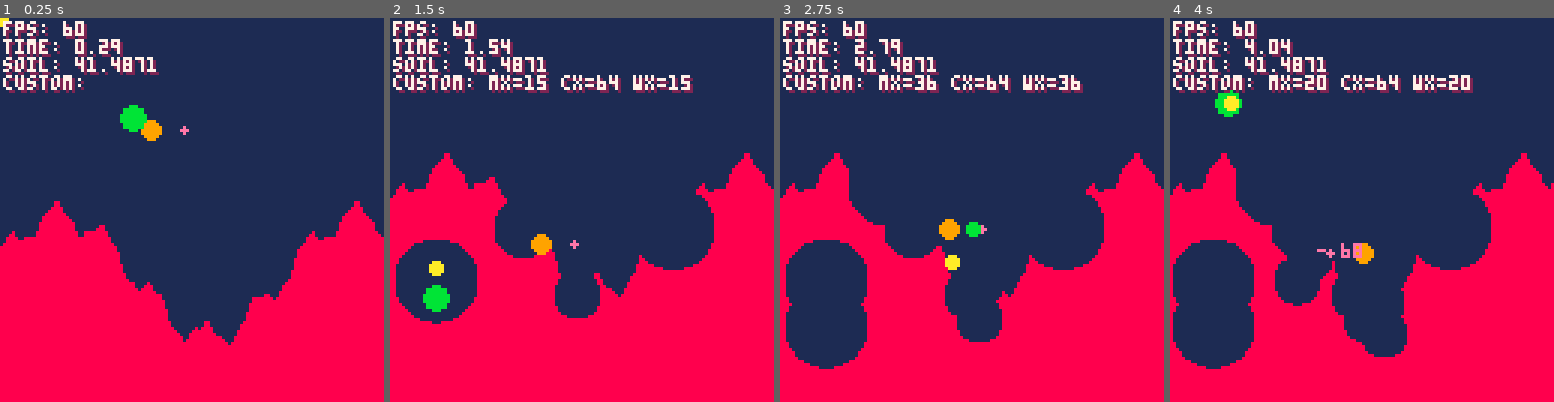
Above: before the commit, frames 1-4 (left to right).
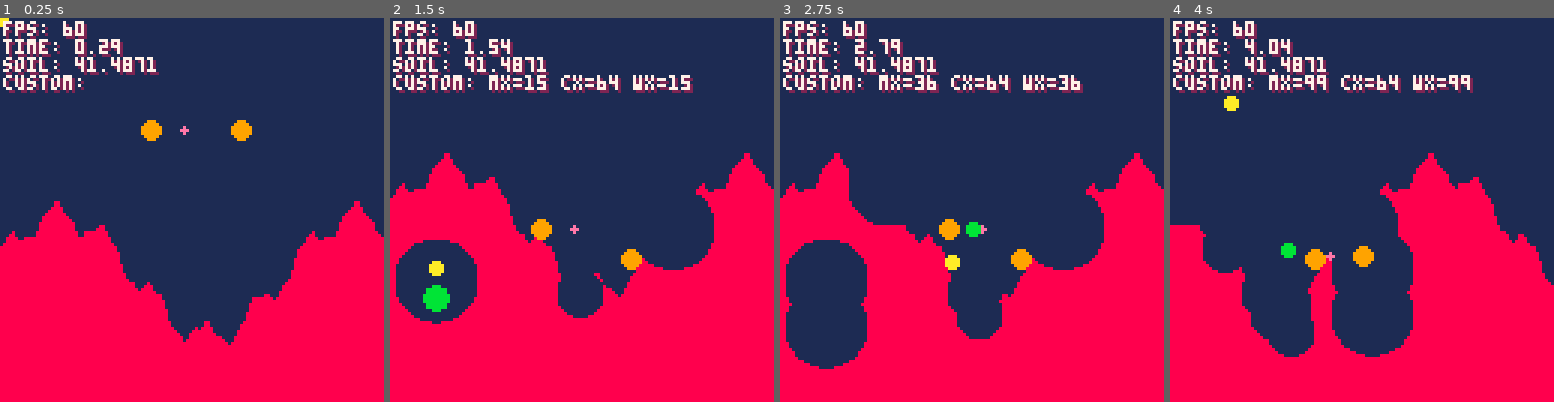
Above: after the commit, the same moments.

Repository: SelfDevTV/pixeltrench
Game: PICO-8 cartridge pixeltrench.p8
The game is run twice, just before and just after one commit, with the same random seed, the same clock (stepped at 60 frames per second) and the same inputs.
Inputs (mouse positions are in pixels of both pictures, inside the frame that each line leads up to):
- Up to frame 1 (0.25 s): no input
- Up to frame 2 (1.5 s): tap X (X key) at 0.33, 1.07 s; click (670, 121) at 0.67 s; tap O (Z key) at 0.7 s; click (436, 267) at 1.22 s
- Up to frame 3 (2.75 s): hold Right 1.6-2.1 s; tap O (Z key) at 1.7, 2.1, 2.5 s; click (887, 114) at 1.77 s; tap X (X key) at 1.85 s; hold Up 2.15-2.42 s; click (952, 259) at 2.32 s; hold Right from 2.47 s (still down)
- Up to frame 4 (4 s): click (1404, 106) at 2.87 s; tap O (Z key) at 2.9, 3.3, 3.7 s; tap X (X key) at 2.97 s; release Right at 3.03 s; hold Left 3.08-3.58 s; click (1465, 256) at 3.42 s; hold Down 3.63-3.97 s; click (1231, 102) at 3.97 s

The runs differ from the first frame. In frame 1, 0.6% of the frame differs, in the area x 31-66%, y 22-33%; in frame 2, 1.6%; in frame 3, 1.2%; in frame 4, 22%, in the area x 0-100%, y 15-92%.

Commit message:
feat: support multiple worms

Diff:
--- a/pixeltrench.p8
+++ b/pixeltrench.p8
@@ -59,25 +59,31 @@
 	max_bounce = 5
 }
 
-local worm = {
-	x = 50,
-	y = 30,
-	vx = 0,
-	vy = 0,
-	r = 3,
-	jumping = false,
-	hp = 40,
-	max_hp = 100,
-	grounded = false,
-	aim_angle = 0,
-	-- 1 is to the right, -1 is to the left
-	facing = 1,
-	power = 0,
-	max_power = 10,
-	power_step = 0.4
-}
-
-cfg.cam_target = worm
+function create_worm(x, y)
+        return {
+                x = x,
+                y = y,
+                vx = 0,
+                vy = 0,
+                r = 3,
+                jumping = false,
+                hp = 40,
+                max_hp = 100,
+                grounded = false,
+                aim_angle = 0,
+                -- 1 is to the right, -1 is to the left
+                facing = 1,
+                power = 0,
+                max_power = 10,
+                power_step = 0.4
+        }
+end
+
+worms = {}
+active_worm_idx = 1
+active_worm = nil
+
+cfg.cam_target = nil
 
 projectiles = {}
 damage_nums = {}
@@ -283,28 +289,24 @@
 end
 
 function _init()
-	poke(0x5f2d, 1)
-	set_seed(rnd())
-	-- Enable devkit mode
-	genmap()
-	lastSoilPct = soil_coverage_pct()
-	-- for i = 1, 100 do
-	-- 	carve_circle(rnd(cfg.world_w), rnd(40) + 100, rnd(10) + 2)
-	-- end
-
-	-- test
-	-- for i = 1, 10 do
-	-- 	local r = rnd(5) + 2
-	-- 	create_projectile(rnd(50), rnd(20), rnd() * 2, rnd() * 2, r, r + 2)
-	-- end
-
-	create_projectile(worm.x - 6, worm.y - 10, 0, 0, 4, 10)
+        poke(0x5f2d, 1)
+        set_seed(rnd())
+        -- Enable devkit mode
+        genmap()
+        lastSoilPct = soil_coverage_pct()
+        -- spawn some worms
+        add(worms, create_worm(50, 30))
+        add(worms, create_worm(80, 30))
+        active_worm = worms[active_worm_idx]
+        cfg.cam_target = active_worm
+
+        -- create_projectile(active_worm.x - 6, active_worm.y - 10, 0, 0, 4, 10)
 end
 
 function jump(c_worm)
-	worm.grounded = false
-	c_worm.vy = -1
-	c_worm.jumping = true
+        c_worm.grounded = false
+        c_worm.vy = -1
+        c_worm.jumping = true
 end
 
 function find_surface_y(x, y, max)
@@ -331,46 +333,41 @@
 end
 
 function explode(cx, cy, damage_radius)
-	carve_circle(cx, cy, damage_radius)
-	local max_damage = 70
-	-- TODO(human): Step 1 - Calculate distance from explosion to worm
-	local dist = sqrt((cx - worm.x) ^ 2 + (cy - worm.y) ^ 2)
-	if dist <= damage_radius then
-		-- we hit the worm
-		-- check if terrain is between and block damage, reduce it
-		-- from the detonation y - some offset to destination the worm, check if some tiles are solid
-		local target_x, target_y = worm.x - cx, worm.y - cy
-		local step_x, step_y = target_x / dist, target_y / dist
-		local blocks_between = 0
-		for i = 1, flr(dist) do
-			if is_solid(cx + step_x * i, cy + step_y * i) then
-				blocks_between += 1
-			end
-		end
-
-		local damage_factor = (dist / damage_radius)
-		local damage = max_damage * damage_factor
-		worm.hp -= damage
-		create_damage_num(worm.x, worm.y - worm.r - 2, flr(damage))
-
-		-- TODO switch to a new state?!?
-
-		local push_x = worm.x - cx
-		local push_y = worm.y - cy
-
-		local len = sqrt(push_x * push_x + push_y * push_y)
-		if len == 0 then len = 1 end
-
-		local norm_x = push_x / len
-		local norm_y = push_y / len
-
-		local strength = damage_factor * 2
-		worm.y -= 2
-		worm.vx = norm_x * strength
-		worm.vy = norm_y * strength
-	end
-
-	-- end (close the damage radius check)
+        carve_circle(cx, cy, damage_radius)
+        local max_damage = 70
+        for w in all(worms) do
+                local dist = sqrt((cx - w.x) ^ 2 + (cy - w.y) ^ 2)
+                if dist <= damage_radius then
+                        -- check if terrain is between and block damage, reduce it
+                        local target_x, target_y = w.x - cx, w.y - cy
+                        local step_x, step_y = target_x / dist, target_y / dist
+                        local blocks_between = 0
+                        for i = 1, flr(dist) do
+                                if is_solid(cx + step_x * i, cy + step_y * i) then
+                                        blocks_between += 1
+                                end
+                        end
+
+                        local damage_factor = (dist / damage_radius)
+                        local damage = max_damage * damage_factor
+                        w.hp -= damage
+                        create_damage_num(w.x, w.y - w.r - 2, flr(damage))
+
+                        local push_x = w.x - cx
+                        local push_y = w.y - cy
+
+                        local len = sqrt(push_x * push_x + push_y * push_y)
+                        if len == 0 then len = 1 end
+
+                        local norm_x = push_x / len
+                        local norm_y = push_y / len
+
+                        local strength = damage_factor * 2
+                        w.y -= 2
+                        w.vx = norm_x * strength
+                        w.vy = norm_y * strength
+                end
+        end
 end
 
 function is_grounded(c_worm)
@@ -491,57 +488,53 @@
 	add(projectiles, proj)
 end
 
-function update_worm()
-	worm.grounded = is_grounded(worm)
-	if not worm.grounded then
-		worm.vy += grav
-	else
-		worm.vx = 0
-	end
-
-	if btn(0) and worm.grounded then
-		worm.vx = -0.2
-		if worm.facing == 1 then
-			worm.facing = -1
-			-- mirror aim angle: right range [-0.2, 0.2] -> left range [0.7, 0.3]
-			worm.aim_angle = 0.5 - worm.aim_angle
-		end
-
-		-- pancam(-1, 0)
-	elseif btn(1) and worm.grounded then
-		-- pancam(1, 0)
-
-		worm.vx = 0.2
-		if worm.facing == -1 then
-			worm.facing = 1
-			-- mirror aim angle: left range [0.3, 0.7] -> right range [0.2, -0.2]
-			worm.aim_angle = 0.5 - worm.aim_angle
-		end
-	end
-	if btn(2) and not worm.jumping and not fn_active then
-		jump(worm)
-		-- pancam(0, -1)
-	end
-
-	if btn(2) and fn_active then
-		-- aim up
-		local inc = worm.facing
-		worm.aim_angle += 0.01 * worm.facing
-	end
-
-	if btn(3) and fn_active then
-		-- aim down
-		local inc = worm.facing
-		worm.aim_angle -= 0.01 * worm.facing
-	end
-
-	if worm.facing == 1 then
-		worm.aim_angle = clamp(worm.aim_angle, -0.2, 0.2)
-	else
-		worm.aim_angle = clamp(worm.aim_angle, 0.3, 0.7)
-	end
-
-	try_move(worm, worm.vx, worm.vy)
+function update_worm(c_worm, is_active)
+        c_worm.grounded = is_grounded(c_worm)
+        if not c_worm.grounded then
+                c_worm.vy += grav
+        else
+                c_worm.vx = 0
+        end
+
+        if is_active then
+                if btn(0) and c_worm.grounded then
+                        c_worm.vx = -0.2
+                        if c_worm.facing == 1 then
+                                c_worm.facing = -1
+                                -- mirror aim angle: right range [-0.2, 0.2] -> left range [0.7, 0.3]
+                                c_worm.aim_angle = 0.5 - c_worm.aim_angle
+                        end
+                elseif btn(1) and c_worm.grounded then
+                        c_worm.vx = 0.2
+                        if c_worm.facing == -1 then
+                                c_worm.facing = 1
+                                -- mirror aim angle: left range [0.3, 0.7] -> right range [0.2, -0.2]
+                                c_worm.aim_angle = 0.5 - c_worm.aim_angle
+                        end
+                end
+
+                if btn(2) and not c_worm.jumping and not fn_active then
+                        jump(c_worm)
+                end
+
+                if btn(2) and fn_active then
+                        -- aim up
+                        c_worm.aim_angle += 0.01 * c_worm.facing
+                end
+
+                if btn(3) and fn_active then
+                        -- aim down
+                        c_worm.aim_angle -= 0.01 * c_worm.facing
+                end
+        end
+
+        if c_worm.facing == 1 then
+                c_worm.aim_angle = clamp(c_worm.aim_angle, -0.2, 0.2)
+        else
+                c_worm.aim_angle = clamp(c_worm.aim_angle, 0.3, 0.7)
+        end
+
+        try_move(c_worm, c_worm.vx, c_worm.vy)
 end
 
 function update_projectiles()
@@ -596,10 +589,13 @@
 end
 
 function _update60()
-	update_projectiles()
-	update_damage_nums()
-	update_worm()
-	update_cam()
+        update_projectiles()
+        update_damage_nums()
+        for w in all(worms) do
+                update_worm(w, w == active_worm)
+        end
+        cfg.cam_target = active_worm
+        update_cam()
 
 	-- Check for debug keys (G and D)
 	if debug_ball.max_bounce > 0 then
@@ -664,33 +660,31 @@
 		fn_active = false
 	end
 
-	if btn(cfg.buttons.shoot) then
-		--(x, y, vx, vy, r, explosion_radius, bounces)
-		worm.power += worm.power_step
-		worm.power = min(worm.max_power, worm.power)
-
-		if worm.power == worm.max_power then
-			dbg_custom = "shoot now"
-			local aim_x = worm.x + cos(worm.aim_angle) * (worm.r + 1)
-			local aim_y = worm.y + sin(worm.aim_angle) * (worm.r + 1)
-			local dx = cos(worm.aim_angle) * worm.power * 0.3
-			local dy = sin(worm.aim_angle) * worm.power * 0.3
-
-			create_projectile(aim_x, aim_y, dx, dy, 2, 8)
-			worm.power = 0
-			-- shoot
-		end
-	else
-		if worm.power > 0 then
-			local dx = cos(worm.aim_angle) * worm.power * 0.3
-			local dy = sin(worm.aim_angle) * worm.power * 0.3
-			local aim_x = worm.x + cos(worm.aim_angle) * (worm.r + 1)
-			local aim_y = worm.y + sin(worm.aim_angle) * (worm.r + 1)
-			create_projectile(aim_x, aim_y, dx, dy, 2, 8)
-			worm.power = 0
-			-- shoot
-		end
-	end
+        local c_worm = active_worm
+        if btn(cfg.buttons.shoot) then
+                c_worm.power += c_worm.power_step
+                c_worm.power = min(c_worm.max_power, c_worm.power)
+
+                if c_worm.power == c_worm.max_power then
+                        dbg_custom = "shoot now"
+                        local aim_x = c_worm.x + cos(c_worm.aim_angle) * (c_worm.r + 1)
+                        local aim_y = c_worm.y + sin(c_worm.aim_angle) * (c_worm.r + 1)
+                        local dx = cos(c_worm.aim_angle) * c_worm.power * 0.3
+                        local dy = sin(c_worm.aim_angle) * c_worm.power * 0.3
+
+                        create_projectile(aim_x, aim_y, dx, dy, 2, 8)
+                        c_worm.power = 0
+                end
+        else
+                if c_worm.power > 0 then
+                        local dx = cos(c_worm.aim_angle) * c_worm.power * 0.3
+                        local dy = sin(c_worm.aim_angle) * c_worm.power * 0.3
+                        local aim_x = c_worm.x + cos(c_worm.aim_angle) * (c_worm.r + 1)
+                        local aim_y = c_worm.y + sin(c_worm.aim_angle) * (c_worm.r + 1)
+                        create_projectile(aim_x, aim_y, dx, dy, 2, 8)
+                        c_worm.power = 0
+                end
+        end
 
 	if stat(30) then
 		-- A keypress is available
@@ -748,55 +742,43 @@
 	end
 end
 
-function draw_shoot_progress_bar()
-	local rx, ry = flr(worm.x + 0.5), flr(worm.y + 0.5)
-	local w, h = worm.r * 2 + 4, worm.r / 2
-
-	-- draw progress
-
-	local x1 = rx - worm.r - 2
-	local x2 = lerp(x1, rx + worm.r + 2, worm.power / worm.max_power)
-
-	if worm.power > 0 then
-		rectfill(x1, ry - worm.r - 4, x2, ry - worm.r - 2, 12)
-	end
-	-- draw border
-
-	if worm.power > 0 then
-		rect(rx - worm.r - 2, ry - worm.r - 4, rx + worm.r + 2, ry - worm.r - 2, 14)
-	end
+function draw_shoot_progress_bar(c_worm)
+        local rx, ry = flr(c_worm.x + 0.5), flr(c_worm.y + 0.5)
+        local x1 = rx - c_worm.r - 2
+        local x2 = lerp(x1, rx + c_worm.r + 2, c_worm.power / c_worm.max_power)
+
+        if c_worm.power > 0 then
+                rectfill(x1, ry - c_worm.r - 4, x2, ry - c_worm.r - 2, 12)
+                rect(rx - c_worm.r - 2, ry - c_worm.r - 4, rx + c_worm.r + 2, ry - c_worm.r - 2, 14)
+        end
 end
 
 function _draw()
-	local cam_x, cam_y = flr(cfg.cam_x - 64 + 0.5), flr(cfg.cam_y - 64 + 0.5)
-	camera(cam_x, cam_y)
-	cls(cfg.bg_col)
-	drawmap_with(cam_x)
-	--circ(debug_ball.x, debug_ball.y, debug_ball.r)
-
-	-- draw worms
-	local rx, ry = flr(worm.x + 0.5), flr(worm.y + 0.5)
-	circfill(rx, ry, worm.r, 9)
-	-- aim
-	local aim_x = rx + cos(worm.aim_angle) * (worm.r + 8)
-	local aim_y = ry + sin(worm.aim_angle) * (worm.r + 8)
-
-	circfill(aim_x, aim_y, 1, 14)
-
-	-- shoot progress
-	draw_shoot_progress_bar()
-
-	-- draw projs
-	for proj in all(projectiles) do
-		circfill(proj.x, proj.y, proj.r, 11)
-	end
-	draw_damage_nums()
-	camera()
-	-- draw mouse (screen coordinates after camera reset)
-	circfill(mx, my, 2, 10)
-	if cfg.debug then
-		drawdebug()
-	end
+        local cam_x, cam_y = flr(cfg.cam_x - 64 + 0.5), flr(cfg.cam_y - 64 + 0.5)
+        camera(cam_x, cam_y)
+        cls(cfg.bg_col)
+        drawmap_with(cam_x)
+
+        for w in all(worms) do
+                local rx, ry = flr(w.x + 0.5), flr(w.y + 0.5)
+                circfill(rx, ry, w.r, 9)
+                if w == active_worm then
+                        local aim_x = rx + cos(w.aim_angle) * (w.r + 8)
+                        local aim_y = ry + sin(w.aim_angle) * (w.r + 8)
+                        circfill(aim_x, aim_y, 1, 14)
+                        draw_shoot_progress_bar(w)
+                end
+        end
+
+        for proj in all(projectiles) do
+                circfill(proj.x, proj.y, proj.r, 11)
+        end
+        draw_damage_nums()
+        camera()
+        circfill(mx, my, 2, 10)
+        if cfg.debug then
+                drawdebug()
+        end
 end
 
 function clamp(v, lo, hi)
